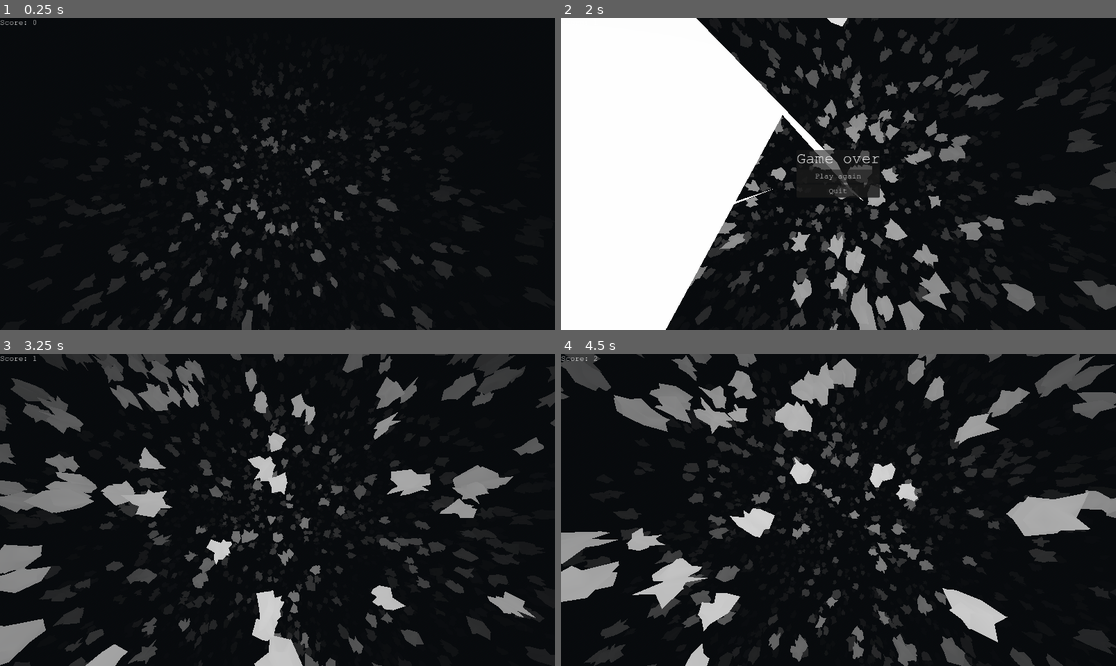
Above: before the commit, frames 1-4 (two rows, left to right).
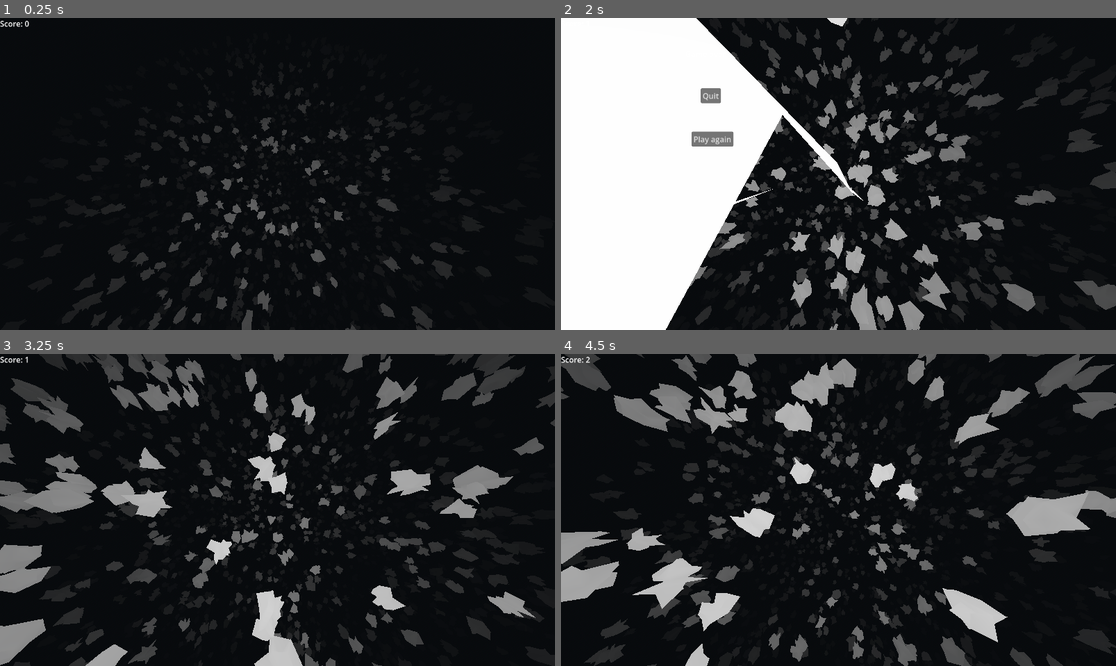
Above: after the commit, the same moments.

Repository: crfews/space-jam
Game: Godot game, scene res://testing/game.tscn
Two runs of this game, one before a commit and one after it. Both use one fixed random seed, a clock stepped at 60 frames per second and the inputs below.
Inputs:
- Up to frame 1 (0.25 s): no input
- Up to frame 2 (2 s): hold Up (ui_up) from 0.53 s (still down)
- Up to frame 3 (3.25 s): release Up (ui_up) at 2 s; click "Play again" at 2 s; hold Left (ui_left) from 2.78 s (still down)
- Up to frame 4 (4.5 s): release Left (ui_left) at 4.28 s; hold Down (ui_down) from 4.28 s (still down)

The runs differ from the first frame. In frame 1, less than 0.1% of the frame differs, in the area x 0-7%, y 0-3%; in frame 2, 1.5%, in the area x 23-58%, y 22-58%; in frame 3, less than 0.1%; in frame 4, less than 0.1%.

Commit message:
Updated game to have difficulty stages

Diff:
--- a/asteroid_shader.gdshader
+++ b/asteroid_shader.gdshader
@@ -1,11 +1,8 @@
 shader_type spatial;
 render_mode unshaded, wireframe;
 
-void vertex() {
-	// Called for every vertex the material is visible on.
-}
+uniform vec4 asteroid_color : source_color = vec4(1.0, 1.0, 1.0, 1.0);
 
 void fragment() {
-	// Called for every pixel the material is visible on.
-	ALBEDO = vec3(1.0, 1.0, 1.0); // Set the color of the asteroid to white.
+	ALBEDO = asteroid_color.rgb;
 }
--- a/project.godot
+++ b/project.godot
@@ -15,10 +15,6 @@
 config/features=PackedStringArray("4.6", "Forward Plus")
 config/icon="res://icon.svg"
 
-[gui]
-
-theme/custom_font="uid://vya642kj53dm"
-
 [input]
 
 esc={
--- a/testing/astroidmanager.gd
+++ b/testing/astroidmanager.gd
@@ -8,7 +8,10 @@
 @export var n_layers := 5
 @export var layer_spacing := 20.0
 @export var remove_y := 50.0
+@export var GameManager : Node3D
+@export var wireframe_shader : ShaderMaterial
 
+var score := 0
 var _rendered_slices: Array[Node3D] = []
 
 func _ready() -> void:
@@ -21,8 +24,25 @@
 		add_child(slice)
 		_rendered_slices.append(slice)
 
+func set_asteroid_color(color: Color) -> void:
+	var mat := wireframe_shader as ShaderMaterial
+	if mat:
+		mat.set_shader_parameter("asteroid_color", color)
 
 func _process(delta: float) -> void:
+
+	# Get timer from GameManager
+	score = GameManager.score # Assuming timer has a time_left property
+	if score > 60:
+		asteroid_speed = score * 1.5
+		set_asteroid_color(Color(1.0, 0.0, 0.0)) # Red
+	elif score > 40:
+		asteroid_speed = 90.0
+		set_asteroid_color(Color(1.0, 0.5, 0.0)) # Orange
+	elif score > 20:
+		asteroid_speed = 70.0
+		set_asteroid_color(Color(1.0, 1.0, 0.0)) # Yellow
+
 	# Move whole slices, not individual asteroids
 	for slice in _rendered_slices:
 		slice.position.y += asteroid_speed * delta
@@ -50,7 +70,11 @@
 	var slice := Node3D.new()
 
 	for i in range(num_asteroids):
-		var asteroid := asteroid_scene.instantiate() as Node3D
+		var asteroid := asteroid_scene.instantiate() as Area3D
+		var mesh := asteroid.get_node("MeshInstance3D") as MeshInstance3D
+		if mesh:
+			mesh.material_override = wireframe_shader
+
 		slice.add_child(asteroid)
 
 	randomize_slice(slice)
--- a/testing/game.tscn
+++ b/testing/game.tscn
@@ -6,6 +6,7 @@
 [ext_resource type="PackedScene" uid="uid://d0oirpgsrbk38" path="res://Merged_Astroid.tscn" id="4_bqwuw"]
 [ext_resource type="PackedScene" uid="uid://jn8fclqruu7o" path="res://scenes/pause_menu.tscn" id="4_gfiaf"]
 [ext_resource type="Script" uid="uid://ddsnkhhltc4yl" path="res://testing/scripts/game_over_menu.gd" id="5_2jpv7"]
+[ext_resource type="Shader" uid="uid://by6dsm87td61r" path="res://asteroid_shader.gdshader" id="5_ori08"]
 
 [sub_resource type="ProceduralSkyMaterial" id="ProceduralSkyMaterial_p2kcu"]
 sky_horizon_color = Color(0.66224277, 0.6717428, 0.6867428, 1)
@@ -26,6 +27,11 @@
 
 [sub_resource type="ConvexPolygonShape3D" id="ConvexPolygonShape3D_2jpv7"]
 points = PackedVector3Array(-0.12520654, -0.532801, -0.4805069, 0.022783129, 0.4760704, 0.49888408, 0.16971254, 0.55914 …(1084 unchanged characters)…
+
+[sub_resource type="ShaderMaterial" id="ShaderMaterial_5sk1l"]
+render_priority = 0
+shader = ExtResource("5_ori08")
+shader_parameter/asteroid_color = Color(1, 1, 1, 1)
 
 [node name="Game" type="Node3D" unique_id=823825901]
 
@@ -57,10 +63,12 @@
 [node name="Timer" type="Timer" parent="Gamemanager" unique_id=279442722]
 autostart = true
 
-[node name="Astroidmanager" type="Node3D" parent="." unique_id=802548114 node_paths=PackedStringArray("player")]
+[node name="Astroidmanager" type="Node3D" parent="." unique_id=802548114 node_paths=PackedStringArray("player", "GameManager")]
 script = ExtResource("1_p2kcu")
 asteroid_scene = ExtResource("4_bqwuw")
 player = NodePath("../player")
+GameManager = NodePath("../Gamemanager")
+wireframe_shader = SubResource("ShaderMaterial_5sk1l")
 
 [node name="CanvasLayer" type="CanvasLayer" parent="." unique_id=1882802782]
 
@@ -74,36 +82,36 @@
 offset_bottom = 40.0
 script = ExtResource("5_2jpv7")
 
-[node name="CenterContainer" type="CenterContainer" parent="CanvasLayer/GameOverMenu" unique_id=1187721308]
+[node name="Playagain_button" type="Button" parent="CanvasLayer/GameOverMenu" unique_id=50303518]
+process_mode = 2
 layout_mode = 0
-offset_right = 1152.0
-offset_bottom = 648.0
-
-[node name="PanelContainer" type="PanelContainer" parent="CanvasLayer/GameOverMenu/CenterContainer" unique_id=1102371439]
-layout_mode = 2
-
-[node name="VBoxContainer" type="VBoxContainer" parent="CanvasLayer/GameOverMenu/CenterContainer/PanelContainer" unique_id=1840929934]
-layout_mode = 2
-
-[node name="Label" type="Label" parent="CanvasLayer/GameOverMenu/CenterContainer/PanelContainer/VBoxContainer" unique_id=239702424]
-layout_mode = 2
-theme_override_font_sizes/font_size = 32
-text = "Game over"
-
-[node name="Playagain_button" type="Button" parent="CanvasLayer/GameOverMenu/CenterContainer/PanelContainer/VBoxContainer" unique_id=50303518]
-process_mode = 2
-layout_mode = 2
+offset_left = 271.0
+offset_top = 236.0
+offset_right = 358.0
+offset_bottom = 267.0
 text = "Play again"
 
-[node name="Quit_button" type="Button" parent="CanvasLayer/GameOverMenu/CenterContainer/PanelContainer/VBoxContainer" unique_id=1820164877]
+[node name="Quit_button" type="Button" parent="CanvasLayer/GameOverMenu" unique_id=1820164877]
 process_mode = 2
-layout_mode = 2
+layout_mode = 0
+offset_left = 290.0
+offset_top = 146.0
+offset_right = 332.0
+offset_bottom = 177.0
 text = "Quit"
+
+[node name="Label" type="Label" parent="CanvasLayer/GameOverMenu" unique_id=239702424]
+layout_mode = 0
+offset_left = 258.0
+offset_top = 63.0
+offset_right = 342.0
+offset_bottom = 86.0
+text = "Game over"
 
 [node name="ScoreLabel" type="Label" parent="CanvasLayer" unique_id=1395104572]
 offset_right = 40.0
 offset_bottom = 23.0
 
 [connection signal="timeout" from="Gamemanager/Timer" to="Gamemanager" method="_on_timer_timeout"]
-[connection signal="pressed" from="CanvasLayer/GameOverMenu/CenterContainer/PanelContainer/VBoxContainer/Playagain_button" to="Gamemanager" method="_on_playagain_button_pressed"]
-[connection signal="pressed" from="CanvasLayer/GameOverMenu/CenterContainer/PanelContainer/VBoxContainer/Quit_button" to="Gamemanager" method="_on_quit_button_pressed"]
+[connection signal="pressed" from="CanvasLayer/GameOverMenu/Playagain_button" to="Gamemanager" method="_on_playagain_button_pressed"]
+[connection signal="pressed" from="CanvasLayer/GameOverMenu/Quit_button" to="Gamemanager" method="_on_quit_button_pressed"]
